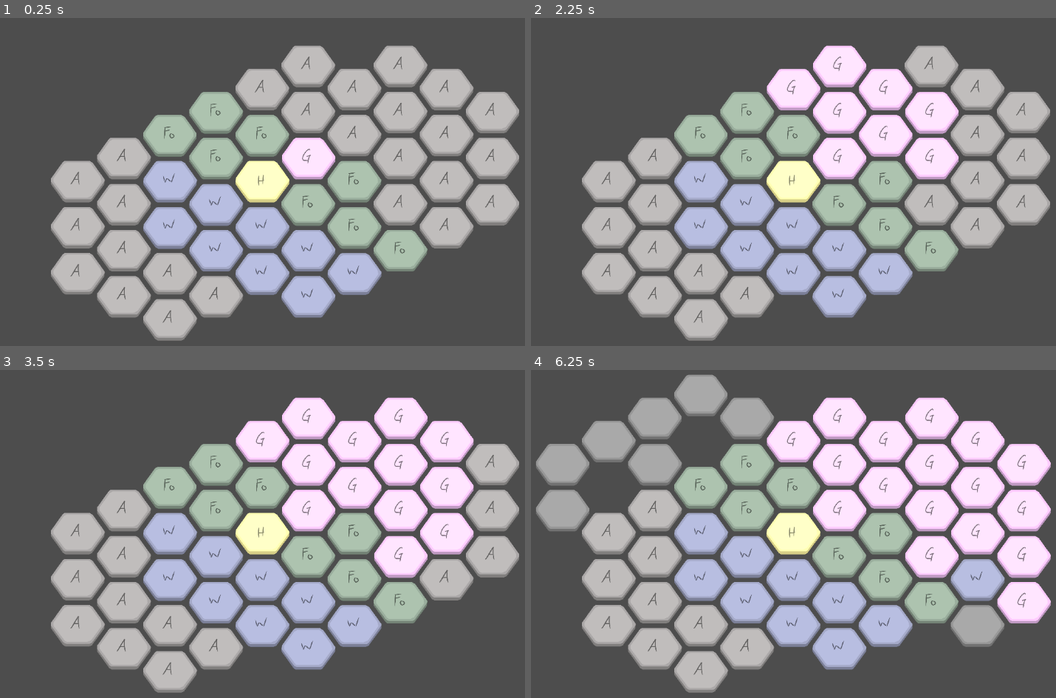
Above: before the commit, frames 1-4 (two rows, left to right).
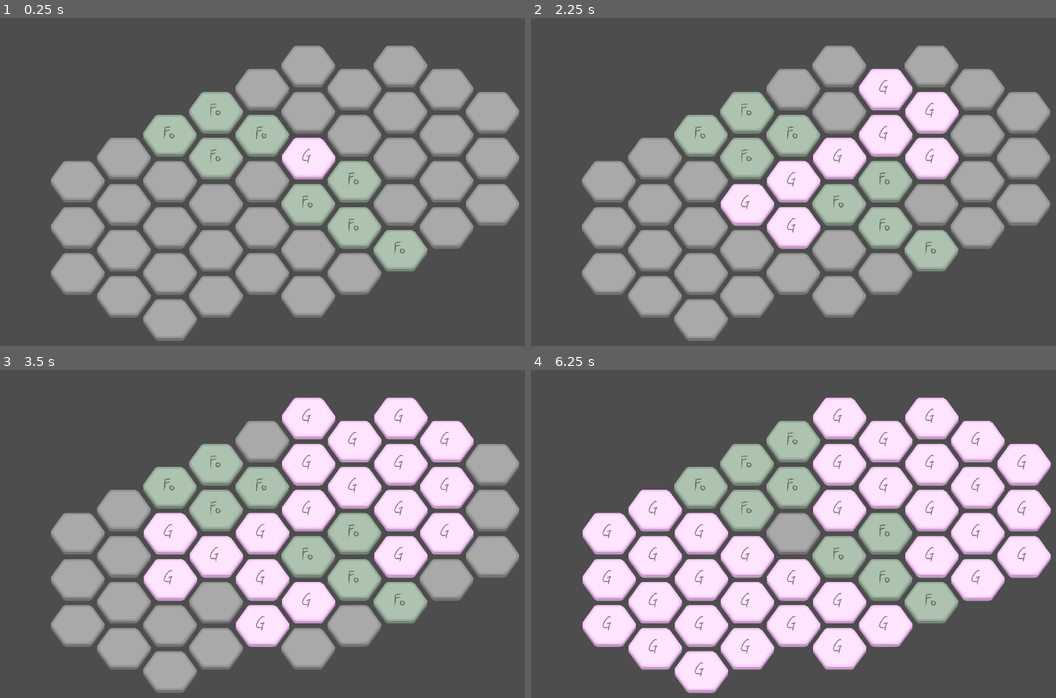
Above: after the commit, the same moments.

Repository: verityley/TheLastBeeastion
Game: Godot game, scene res://Scenes/Stages/Debug/testmap.tscn
The game is run twice, just before and just after one commit, with the same random seed, the same clock (stepped at 60 frames per second) and the same inputs. The project has no main scene, so this scene is started directly.
Inputs (mouse positions are in pixels of both pictures, inside the frame that each line leads up to):
- Up to frame 1 (0.25 s): no input
- Up to frame 2 (2.25 s): tap Enter at 0.5, 2 s; move the mouse to (919, 165) at 0.52 s; press the mouse at (919, 165) at 0.53 s; tap Space (ProgressTurn) at 1.25, 2.1 s; move the mouse to (672, 198) at 1.27 s; release the mouse at (672, 198) at 1.28 s; click (672, 198) at 1.35 s; move the mouse to (851, 106) at 2.02 s; press the mouse at (851, 106) at 2.03 s
- Up to frame 3 (3.5 s): tap Space (ProgressTurn) at 2.75 s; move the mouse to (231, 599) at 2.77 s; release the mouse at (231, 599) at 2.78 s; click (231, 599) at 2.85 s
- Up to frame 4 (6.25 s): tap Enter at 3.5 s; move the mouse to (966, 583) at 3.52 s; press the mouse at (966, 583) at 3.53 s; tap 3 (Menu3) at 4.15 s; move the mouse to (615, 481) at 4.27 s; release the mouse at (615, 481) at 4.28 s; tap Space (ProgressTurn) at 4.35, 5 s; click (615, 481) at 4.55 s; move the mouse to (819, 534) at 5.02 s; press the mouse at (819, 534) at 5.03 s; move the mouse to (704, 448) at 5.77 s; release the mouse at (704, 448) at 5.78 s; click (704, 448) at 5.85 s

The runs differ from the first frame. In frame 1, 12% of the frame differs, in the area x 9-99%, y 8-93%; in frame 2, 14%; in frame 3, 12%; in frame 4, 32%, in the area x 0-100%, y 1-99%.
Error before the commit: Invalid access to property or key 'tileIndex' on a base object of type 'Nil'. (res://Scripts/Board/WorldMap.gd:124)

Commit message:
Garden and Forest Initial Implementation

Diff:
--- a/Scenes/Stages/Debug/testmap.tscn
+++ b/Scenes/Stages/Debug/testmap.tscn
@@ -12,7 +12,7 @@
 tile_set = ExtResource("2_xh506")
 format = 2
 layer_0/y_sort_enabled = true
-layer_0/tile_data = PackedInt32Array(0, 196610, 1, -65535, 196610, 0, 1, 65538, 0, 65537, 131074, 0, 65538, 65538, 0, 2, 65538, 0, 65539, 65538, 0, 131072, 131074, 0, 131071, 131074, 0, 65535, 131074, 0, 65534, 131074, 0, 131070, 131074, 0, 131073, 131074, 0, 131074, 131074, 0, 65536, 131074, 0, -1, 65538, 0, -65536, 65538, 0, -65537, 65538, 0, -2, 65538, 0, 3, 2, 1, -65533, 2, 1, -65534, 2, 1, -131071, 2, 1, -131070, 2, 1, -131069, 2, 1, -65532, 2, 1, 4, 2, 1, 65540, 2, 1, 5, 2, 1, -65531, 2, 1, -131067, 2, 1, -131068, 2, 1, -196605, 2, 1, -131072, 2, 1, -196607, 2, 1, 196607, 2, 1, 196606, 2, 1, 131069, 2, 1, 65533, 2, 1, -3, 2, 1, 65532, 2, 1, 131068, 2, 1, 196604, 2, 1, 196605, 2, 1, 262142, 2, 1)
+layer_0/tile_data = PackedInt32Array(0, 2, 0, -65535, 196610, 0, 1, 65538, 0, 65537, 2, 0, 65538, 65538, 0, 2, 65538, 0, 65539, 65538, 0, 131072, 2, 0, 131071, 2, 0, 65535, 2, 0, 65534, 2, 0, 131070, 2, 0, 131073, 2, 0, 131074, 2, 0, 65536, 2, 0, -1, 65538, 0, -65536, 65538, 0, -65537, 65538, 0, -2, 65538, 0, 3, 2, 0, -65533, 2, 0, -65534, 2, 0, -131071, 2, 0, -131070, 2, 0, -131069, 2, 0, -65532, 2, 0, 4, 2, 0, 65540, 2, 0, 5, 2, 0, -65531, 2, 0, -131067, 2, 0, -131068, 2, 0, -196605, 2, 0, -131072, 2, 0, -196607, 2, 0, 196607, 2, 0, 196606, 2, 0, 131069, 2, 0, 65533, 2, 0, -3, 2, 0, 65532, 2, 0, 131068, 2, 0, 196604, 2, 0, 196605, 2, 0, 262142, 2, 0)
 script = ExtResource("2_a7dt0")
 
 [node name="Camera2D" type="Camera2D" parent="."]
--- /dev/null
+++ b/Scripts/Board/ForestRules.gd
@@ -0,0 +1,17 @@
+extends TileRuleset
+class_name ForestRules
+
+func UpdateHex(map:WorldMap, coords:Vector2i):
+	var neighbors = map.GetAllAdjacent(coords)
+	print(map.hexDatabase[coords].counter)
+	if TimeTrig(map, coords): #If this hex's counter has reached zero, check neighbors for open tiles
+		var RNG = RandomNumberGenerator.new().randi_range(0, neighbors.size()-1)
+		var tile = neighbors[RNG]
+		if map.hexDatabase.has(tile):
+			prints(tile, map.hexDatabase[tile].tileType.name)
+			if TagTrig(map, tile, "Open"): #If open tile found, change tile to forest stack 1
+				print("Found Open Land! Growing Saplings")
+				map.ChangeTile(tile, self)
+				map.updateOrder.erase(tile)
+			map.hexDatabase[coords].counter = self.counterStart
+	map.hexDatabase[coords].counter = clampi(map.hexDatabase[coords].counter - 1, 0, self.counterStart)
--- a/Scripts/Resources/Tiles/GardenRules.gd
+++ b/Scripts/Board/GardenRules.gd
@@ -2,17 +2,16 @@
 class_name GardenRules
 
 @export var emptyRules:TileRuleset
-@export var gardenRules:TileRuleset
 
 func UpdateHex(map:WorldMap, coords:Vector2i):
 	var neighbors = map.GetAllAdjacent(coords)
-	print("Starting Garden Spread")
+	#print("Starting Garden Spread")
 	for tile in neighbors:
 		if !map.hexDatabase.has(tile):
 			continue
-		prints(tile, map.hexDatabase[tile].tileType.name)
+		#prints(tile, map.hexDatabase[tile].tileType.name)
 		if TileTrig(map, tile, emptyRules) or TagTrig(map, tile, "Fertile"):
-			print("Found Fertile Land!")
+			#print("Found Fertile Land!")
 			map.ChangeTile(tile, self)
 			map.updateOrder.erase(tile)
 
--- a/Scripts/Resources/TileRuleset.gd
+++ b/Scripts/Board/TileRuleset.gd
@@ -5,6 +5,7 @@
 @export var name:String #This terrain tile's name, for other scripts to check for
 @export var tileIndex:Vector2i #This is the Atlas coordinate pair tied to the TileSet
 @export var stackMax:int #The maximum this tile type can stack up to
+@export var counterStart:int #This is what the hex's counter begins at when tile placed
 @export var soundScale:Array #The array of sounds this tile makes when interacted with.
 #The array above is used for randomly determined notes within a scale, to ensure audio stays in tune.
 
@@ -119,14 +120,14 @@
 			trigger = true
 	return trigger
 
-func TimeTrigger(map:WorldMap, coords:Vector2i):
+func TimeTrig(map:WorldMap, coords:Vector2i):
 	var targetTile:Hex = map.hexDatabase[coords]
 	var trigger:bool = false
-	if targetTile.counter >= 0:
+	if targetTile.counter == 0:
 		trigger = true
 	return trigger
 
-func EntityTrigger(map:WorldMap, coords:Vector2i, targetEntity:Entity) -> bool:
+func EntityTrig(map:WorldMap, coords:Vector2i, targetEntity:Entity) -> bool:
 	var targetTile:Hex = map.hexDatabase[coords]
 	var trigger:bool = false
 	if targetTile.entityOnTile == targetEntity:
--- a/Scripts/Board/WorldMap.gd
+++ b/Scripts/Board/WorldMap.gd
@@ -17,6 +17,7 @@
 		newHex.tileType = hexData.get_custom_data("Tile Ruleset")
 		newHex.stackCount = hexData.get_custom_data("Stack Count")
 		newHex.tags = newHex.tileType.tagsDatabase
+		newHex.counter = newHex.tileType.counterStart
 		hexDatabase[tile] = newHex
 
 	#print(hexDatabase)
@@ -30,7 +31,7 @@
 	while updateOrder.size() > 0:
 		var tile = updateOrder.pop_front()
 		if hexDatabase.has(tile):
-			print("Current Updating Tile: ", tile, " Current Tile Type: ", hexDatabase[tile].tileType.name)
+			#print("Current Updating Tile: ", tile, " Current Tile Type: ", hexDatabase[tile].tileType.name)
 			hexDatabase[tile].tileType.UpdateHex(self, tile)
 	pass
 	#Make sure to skip any hex that has already updated, or been newly placed this turn
@@ -124,4 +125,7 @@
 			set_cell(0, coords, 2, type.tileIndex) #add stack count as alternate tile, needs RESEARCH
 			targetTile.tileType = type
 			targetTile.stackCount = stacks
+			targetTile.counter = type.counterStart
+			if targetTile.counter != -1:
+				print("Counter: ", targetTile.counter)
 			ChangeTags(coords, type.tagsDatabase, soft)
--- a/Scripts/Debug/debugMap.gd
+++ b/Scripts/Debug/debugMap.gd
@@ -1,6 +1,6 @@
 extends WorldMap
 
-var setTile:TileRuleset
+var setTile:TileRuleset = preload("res://Scripts/Resources/Tiles/Empty.tres")
 
 func _ready():
 	WorldSetup()
@@ -12,25 +12,27 @@
 	if Input.is_action_pressed("Menu2"):
 		setTile = preload("res://Scripts/Resources/Tiles/Forest.tres")
 	if Input.is_action_pressed("Menu3"):
-		setTile = preload("res://Scripts/Resources/Tiles/Water.tres")
+		pass
+		#setTile = preload("res://Scripts/Resources/Tiles/Water.tres")
 	if Input.is_action_pressed("Menu4"):
 		setTile = preload("res://Scripts/Resources/Tiles/Garden.tres")
 	if Input.is_action_pressed("LeftClick"):
 		var selected = local_to_map(get_global_mouse_position() / self.scale)
 		#prints(selected, setTile.name)
-		ChangeTile(selected, setTile)
-		for tile in GetAllAdjacent(selected):
-			if get_cell_tile_data(0, tile) == null:
-				await get_tree().create_timer(0.1).timeout
-				set_cell(0, tile, 2, Vector2(0,0), 0)
-				var newHex:Hex = Hex.new()
-				var hexData:TileData = get_cell_tile_data(0, tile)
-				newHex.gridCoords = tile
-				newHex.tileType = hexData.get_custom_data("Tile Ruleset")
-				newHex.stackCount = hexData.get_custom_data("Stack Count")
-				newHex.tags = newHex.tileType.tagsDatabase
-				hexDatabase[tile] = newHex
-				#prints(tile, hexDatabase[tile].tileType.name)
+		if get_cell_tile_data(0, selected) != null:
+			ChangeTile(selected, setTile)
+		#for tile in GetAllAdjacent(selected):
+			#if get_cell_tile_data(0, tile) == null:
+				#await get_tree().create_timer(0.1).timeout
+				#set_cell(0, tile, 2, Vector2(0,0), 0)
+				#var newHex:Hex = Hex.new()
+				#var hexData:TileData = get_cell_tile_data(0, tile)
+				#newHex.gridCoords = tile
+				#newHex.tileType = hexData.get_custom_data("Tile Ruleset")
+				#newHex.stackCount = hexData.get_custom_data("Stack Count")
+				#newHex.tags = newHex.tileType.tagsDatabase
+				#hexDatabase[tile] = newHex
+				##prints(tile, hexDatabase[tile].tileType.name)
 
 	if Input.is_action_just_pressed("ProgressTurn"):
 		WorldTurn()
--- a/Scripts/Debug/testTileMap.tres
+++ b/Scripts/Debug/testTileMap.tres
@@ -1,48 +1,38 @@
-[gd_resource type="TileSet" load_steps=11 format=3 uid="uid://crkgg41cl657i"]
+[gd_resource type="TileSet" load_steps=6 format=3 uid="uid://crkgg41cl657i"]
 
-[ext_resource type="Resource" uid="uid://b8h086opusold" path="res://Scripts/Resources/Tiles/Empty.tres" id="1_0nlav"]
+[ext_resource type="Resource" uid="uid://1h1y842hrk2" path="res://Scripts/Resources/Tiles/Empty.tres" id="1_0htp1"]
 [ext_resource type="Texture2D" uid="uid://bixbsln5hkk08" path="res://Assets/Tile Graphics/texthexesColor.png" id="1_olux4"]
-[ext_resource type="Resource" uid="uid://cwv8cgt2dl634" path="res://Scripts/Resources/Tiles/Ash.tres" id="2_vr84a"]
-[ext_resource type="Resource" uid="uid://c1klfedgtqp8b" path="res://Scripts/Resources/Tiles/Forest.tres" id="3_tyddd"]
-[ext_resource type="Resource" uid="uid://bwy3f7ngcis6u" path="res://Scripts/Resources/Tiles/Magma.tres" id="4_8mh1i"]
-[ext_resource type="Resource" uid="uid://duttun53bdskb" path="res://Scripts/Resources/Tiles/Water.tres" id="5_ryiur"]
-[ext_resource type="Resource" uid="uid://580e33ow6rh8" path="res://Scripts/Resources/Tiles/Fire.tres" id="6_ouypb"]
-[ext_resource type="Resource" uid="uid://bfnfm8vnjq5ii" path="res://Scripts/Resources/Tiles/Garden.tres" id="7_1kx85"]
-[ext_resource type="Resource" uid="uid://cwoilk2uu57ww" path="res://Scripts/Resources/Tiles/Hive.tres" id="8_i32ti"]
+[ext_resource type="Resource" uid="uid://cnhc412kmnt7t" path="res://Scripts/Resources/Tiles/Forest.tres" id="2_ym8sc"]
+[ext_resource type="Resource" uid="uid://br26kxo8wc1ag" path="res://Scripts/Resources/Tiles/Garden.tres" id="3_c6plc"]
 
 [sub_resource type="TileSetAtlasSource" id="TileSetAtlasSource_2p4va"]
 texture = ExtResource("1_olux4")
 texture_region_size = Vector2i(400, 400)
 0:0/0 = 0
 0:0/0/texture_origin = Vector2i(0, 40)
-0:0/0/custom_data_0 = ExtResource("1_0nlav")
+0:0/0/custom_data_0 = ExtResource("1_0htp1")
 1:0/0 = 0
 1:0/0/texture_origin = Vector2i(0, 40)
-1:0/0/custom_data_0 = ExtResource("3_tyddd")
+1:0/0/custom_data_0 = ExtResource("2_ym8sc")
 1:0/0/custom_data_1 = 1
 2:0/0 = 0
 2:0/0/texture_origin = Vector2i(0, 40)
-2:0/0/custom_data_0 = ExtResource("5_ryiur")
 2:0/0/custom_data_1 = 1
 3:0/0 = 0
 3:0/0/texture_origin = Vector2i(0, 40)
-3:0/0/custom_data_0 = ExtResource("7_1kx85")
+3:0/0/custom_data_0 = ExtResource("3_c6plc")
 3:0/0/custom_data_1 = 1
 0:1/0 = 0
 0:1/0/texture_origin = Vector2i(0, 40)
-0:1/0/custom_data_0 = ExtResource("2_vr84a")
 0:1/0/custom_data_1 = 1
 1:1/0 = 0
 1:1/0/texture_origin = Vector2i(0, 40)
-1:1/0/custom_data_0 = ExtResource("4_8mh1i")
 1:1/0/custom_data_1 = 1
 2:1/0 = 0
 2:1/0/texture_origin = Vector2i(0, 40)
-2:1/0/custom_data_0 = ExtResource("6_ouypb")
 2:1/0/custom_data_1 = 1
 3:1/0 = 0
 3:1/0/texture_origin = Vector2i(0, 40)
-3:1/0/custom_data_0 = ExtResource("8_i32ti")
 3:1/0/custom_data_1 = 1
 
 [resource]
--- a/Scripts/Resources/Tiles/Ash.tres
+++ /dev/null
@@ -1,20 +0,0 @@
-[gd_resource type="Resource" script_class="TileRuleset" load_steps=2 format=3 uid="uid://cwv8cgt2dl634"]
-
-[ext_resource type="Script" path="res://Scripts/Resources/TileRuleset.gd" id="1_14o5n"]
-
-[resource]
-script = ExtResource("1_14o5n")
-name = "Ash"
-tileIndex = Vector2i(0, 1)
-stackMax = 3
-soundScale = []
-tagsDatabase = {
-"Blocking": false,
-"Damp": false,
-"Fertile": true,
-"Flammable": false,
-"Irreplacable": false
-}
-trigTag = ""
-trigTurns = 0
-trigFlowTile = Vector2i(0, 0)
--- a/Scripts/Resources/Tiles/Empty.gd
+++ /dev/null
@@ -1,6 +0,0 @@
-extends TileRuleset
-
-func UpdateHex(map:WorldMap, coords:Vector2i):
-	pass #For subresource, list all possible trigger/effect combos as ordered if statements
-	#if triggerX(map, coords) == true:
-	#	doEventY(tiletype)
--- a/Scripts/Resources/Tiles/Empty.tres
+++ b/Scripts/Resources/Tiles/Empty.tres
@@ -1,19 +1,21 @@
-[gd_resource type="Resource" script_class="TileRuleset" load_steps=2 format=3 uid="uid://b8h086opusold"]
+[gd_resource type="Resource" script_class="TileRuleset" load_steps=2 format=3 uid="uid://1h1y842hrk2"]
 
-[ext_resource type="Script" path="res://Scripts/Resources/TileRuleset.gd" id="1_130fu"]
+[ext_resource type="Script" path="res://Scripts/Board/TileRuleset.gd" id="1_eaohy"]
 
 [resource]
-script = ExtResource("1_130fu")
-name = "Empty"
+script = ExtResource("1_eaohy")
+name = ""
 tileIndex = Vector2i(0, 0)
 stackMax = 0
+counterStart = -1
 soundScale = []
 tagsDatabase = {
-"Blocking": false,
+"Blocked": false,
 "Damp": false,
 "Fertile": false,
 "Flammable": false,
-"Irreplacable": false
+"Irreplacable": false,
+"Open": true
 }
 trigTag = ""
 trigTurns = 0
--- a/Scripts/Resources/Tiles/Fire.tres
+++ /dev/null
@@ -1,20 +0,0 @@
-[gd_resource type="Resource" script_class="TileRuleset" load_steps=2 format=3 uid="uid://580e33ow6rh8"]
-
-[ext_resource type="Script" path="res://Scripts/Resources/TileRuleset.gd" id="1_i022t"]
-
-[resource]
-script = ExtResource("1_i022t")
-name = "Fire"
-tileIndex = Vector2i(2, 1)
-stackMax = 3
-soundScale = []
-tagsDatabase = {
-"Blocking": false,
-"Damp": false,
-"Fertile": false,
-"Flammable": false,
-"Irreplacable": false
-}
-trigTag = ""
-trigTurns = 0
-trigFlowTile = Vector2i(0, 0)
--- a/Scripts/Resources/Tiles/Forest.tres
+++ b/Scripts/Resources/Tiles/Forest.tres
@@ -1,19 +1,21 @@
-[gd_resource type="Resource" script_class="TileRuleset" load_steps=2 format=3 uid="uid://c1klfedgtqp8b"]
+[gd_resource type="Resource" script_class="ForestRules" load_steps=2 format=3 uid="uid://cnhc412kmnt7t"]
 
-[ext_resource type="Script" path="res://Scripts/Resources/TileRuleset.gd" id="1_huydg"]
+[ext_resource type="Script" path="res://Scripts/Board/ForestRules.gd" id="1_wq34p"]
 
 [resource]
-script = ExtResource("1_huydg")
-name = "Forest"
+script = ExtResource("1_wq34p")
+name = ""
 tileIndex = Vector2i(1, 0)
-stackMax = 5
+stackMax = 1
+counterStart = 3
 soundScale = []
 tagsDatabase = {
-"Blocking": true,
+"Blocked": true,
 "Damp": false,
 "Fertile": false,
 "Flammable": true,
-"Irreplacable": false
+"Irreplacable": false,
+"Open": false
 }
 trigTag = ""
 trigTurns = 0
--- a/Scripts/Resources/Tiles/Garden.tres
+++ b/Scripts/Resources/Tiles/Garden.tres
@@ -1,21 +1,23 @@
-[gd_resource type="Resource" script_class="GardenRules" load_steps=3 format=3 uid="uid://clfxj003xh3i5"]
+[gd_resource type="Resource" script_class="GardenRules" load_steps=3 format=3 uid="uid://br26kxo8wc1ag"]
 
-[ext_resource type="Script" path="res://Scripts/Resources/Tiles/GardenRules.gd" id="1_4pjjj"]
-[ext_resource type="Resource" uid="uid://b8h086opusold" path="res://Scripts/Resources/Tiles/Empty.tres" id="1_bv0k3"]
+[ext_resource type="Script" path="res://Scripts/Board/GardenRules.gd" id="1_iaf6g"]
+[ext_resource type="Resource" uid="uid://1h1y842hrk2" path="res://Scripts/Resources/Tiles/Empty.tres" id="1_q17b2"]
 
 [resource]
-script = ExtResource("1_4pjjj")
-emptyRules = ExtResource("1_bv0k3")
+script = ExtResource("1_iaf6g")
+emptyRules = ExtResource("1_q17b2")
 name = "Garden"
 tileIndex = Vector2i(3, 0)
 stackMax = 3
+counterStart = -1
 soundScale = []
 tagsDatabase = {
-"Blocking": false,
+"Blocked": false,
 "Damp": false,
 "Fertile": false,
-"Flammable": true,
-"Irreplacable": false
+"Flammable": false,
+"Irreplacable": false,
+"Open": true
 }
 trigTag = ""
 trigTurns = 0
--- a/Scripts/Resources/Tiles/Hive.tres
+++ /dev/null
@@ -1,20 +0,0 @@
-[gd_resource type="Resource" script_class="TileRuleset" load_steps=2 format=3 uid="uid://cwoilk2uu57ww"]
-
-[ext_resource type="Script" path="res://Scripts/Resources/TileRuleset.gd" id="1_nnl2l"]
-
-[resource]
-script = ExtResource("1_nnl2l")
-name = "Hive"
-tileIndex = Vector2i(3, 1)
-stackMax = 1
-soundScale = []
-tagsDatabase = {
-"Blocking": true,
-"Damp": false,
-"Fertile": false,
-"Flammable": false,
-"Irreplacable": true
-}
-trigTag = ""
-trigTurns = 0
-trigFlowTile = Vector2i(0, 0)
--- a/Scripts/Resources/Tiles/Magma.tres
+++ /dev/null
@@ -1,20 +0,0 @@
-[gd_resource type="Resource" script_class="TileRuleset" load_steps=2 format=3 uid="uid://bwy3f7ngcis6u"]
-
-[ext_resource type="Script" path="res://Scripts/Resources/TileRuleset.gd" id="1_m6umu"]
-
-[resource]
-script = ExtResource("1_m6umu")
-name = "Magma"
-tileIndex = Vector2i(1, 1)
-stackMax = 3
-soundScale = []
-tagsDatabase = {
-"Blocking": false,
-"Damp": false,
-"Fertile": false,
-"Flammable": false,
-"Irreplacable": false
-}
-trigTag = ""
-trigTurns = 0
-trigFlowTile = Vector2i(0, 0)
--- a/Scripts/Resources/Tiles/Water.tres
+++ /dev/null
@@ -1,20 +0,0 @@
-[gd_resource type="Resource" script_class="TileRuleset" load_steps=2 format=3 uid="uid://duttun53bdskb"]
-
-[ext_resource type="Script" path="res://Scripts/Resources/TileRuleset.gd" id="1_fyudb"]
-
-[resource]
-script = ExtResource("1_fyudb")
-name = "Water"
-tileIndex = Vector2i(2, 0)
-stackMax = 0
-soundScale = []
-tagsDatabase = {
-"Blocking": false,
-"Damp": true,
-"Fertile": false,
-"Flammable": false,
-"Irreplacable": false
-}
-trigTag = ""
-trigTurns = 0
-trigFlowTile = Vector2i(0, 0)
Renamed: Scripts/Resources/BeeWorker.gd -> Scripts/Board/BeeWorker.gd
Renamed: Scripts/Resources/Hex.gd -> Scripts/Board/Hex.gd
Not shown, added: Scenes/Stages/Debug/tes99D5.tmp
Not shown, added: Scenes/Stages/Debug/tesE4F9.tmp
